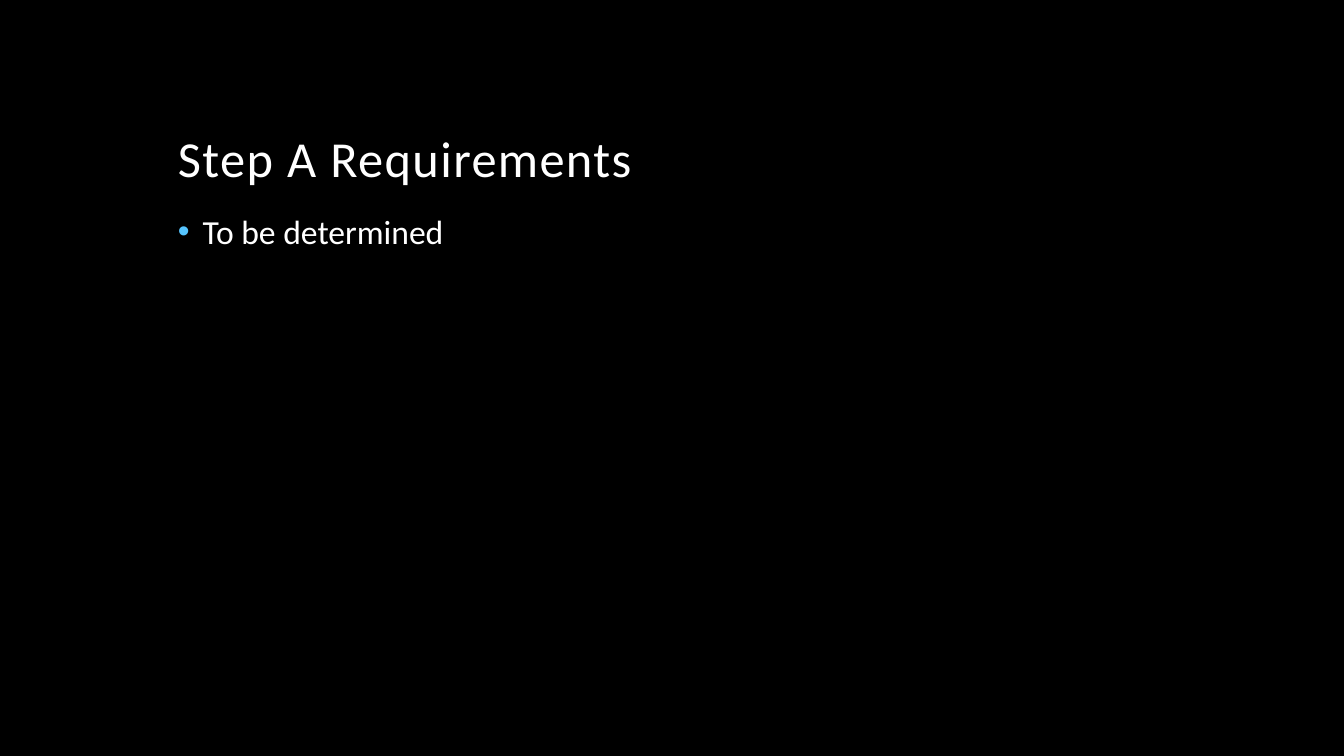
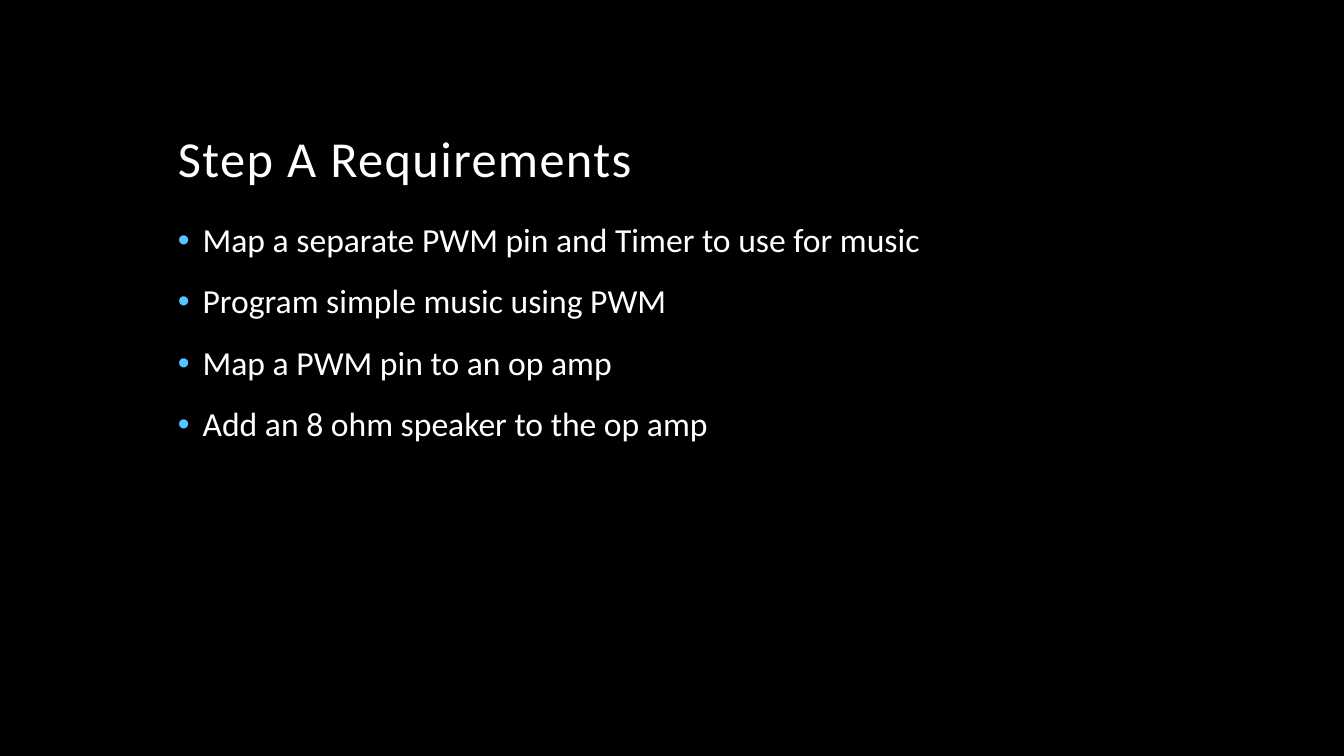
Before and after one commit to colonelCasey94/ECE372Final, a slide deck: slide 6 of Preluminary Design Report.pptx. Drawn at 1344x756 pixels with LibreOffice and Linux fonts; fonts in the diff are those of the drawing; background and template pictures are left out. Boxes give left, top, right and bottom in pixels: in the first picture for what was removed or moved away, otherwise in the second. Text is boxed around its words. In the diff, an @@ line names an element or a change of style, - is before the commit and + after.

```diff
--- a/Preluminary Design Report.pptx
+++ b/Preluminary Design Report.pptx
@@ text at box(203, 228, 920, 442): text changed @@
-• To be determined
+• Map a separate PWM pin and Timer to use for music
+• Program simple music using PWM
+• Map a PWM pin to an op amp
+• Add an 8 ohm speaker to the op amp
```
Also in this commit, not shown: 5 other slides changed.
